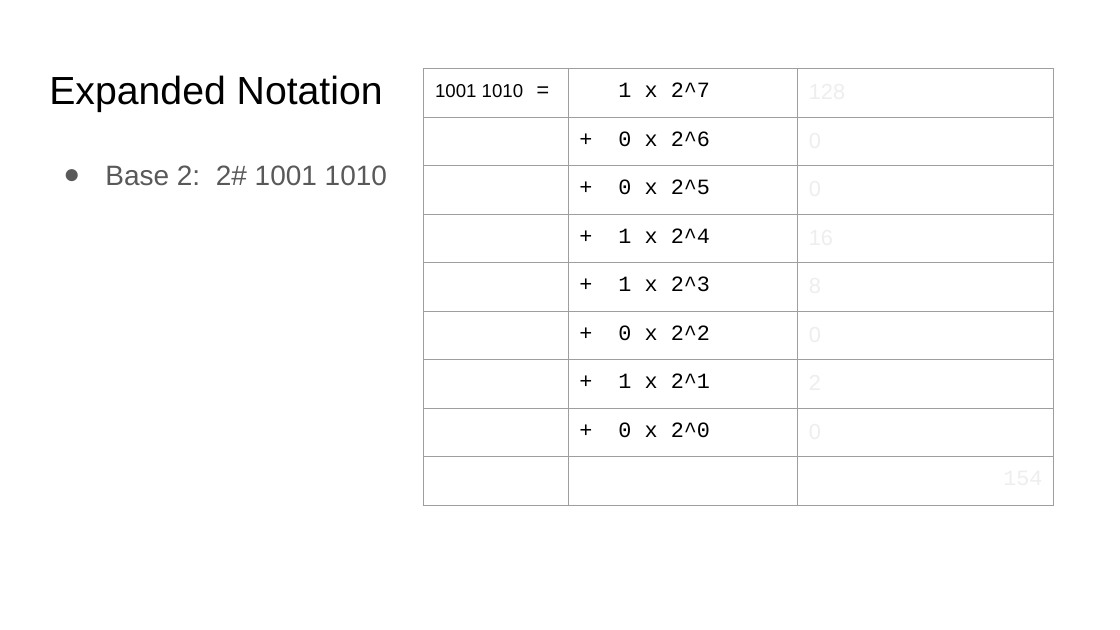
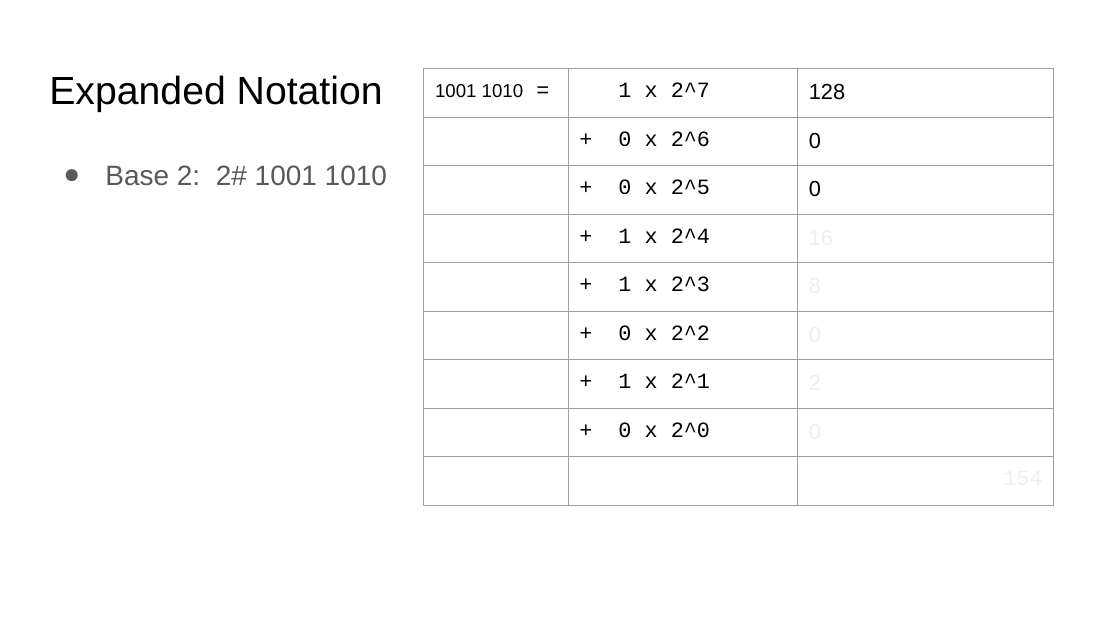
Before and after one commit to COMP122/comp122-s23, a slide deck: slide 8 of format-encodings/documents/ARCHIVE/introduction-to-numbering-systems.pptx. Drawn at 1120x630 pixels with LibreOffice and Linux fonts; fonts in the diff are those of the drawing. Boxes give left, top, right and bottom in pixels: in the first picture for what was removed or moved away, otherwise in the second. Text is boxed around its words. In the diff, an @@ line names an element or a change of style, - is before the commit and + after.

```diff
--- a/format-encodings/documents/ARCHIVE/introduction-to-numbering-systems.pptx
+++ b/format-encodings/documents/ARCHIVE/introduction-to-numbering-systems.pptx
@@ table at bbox=[423, 68, 1054, 505] @@
@@ text colour #EEEEEE to #000000 in "128", "0", "0" @@
```
Also in this commit, not shown: 4 other slides changed, 2 other files.
